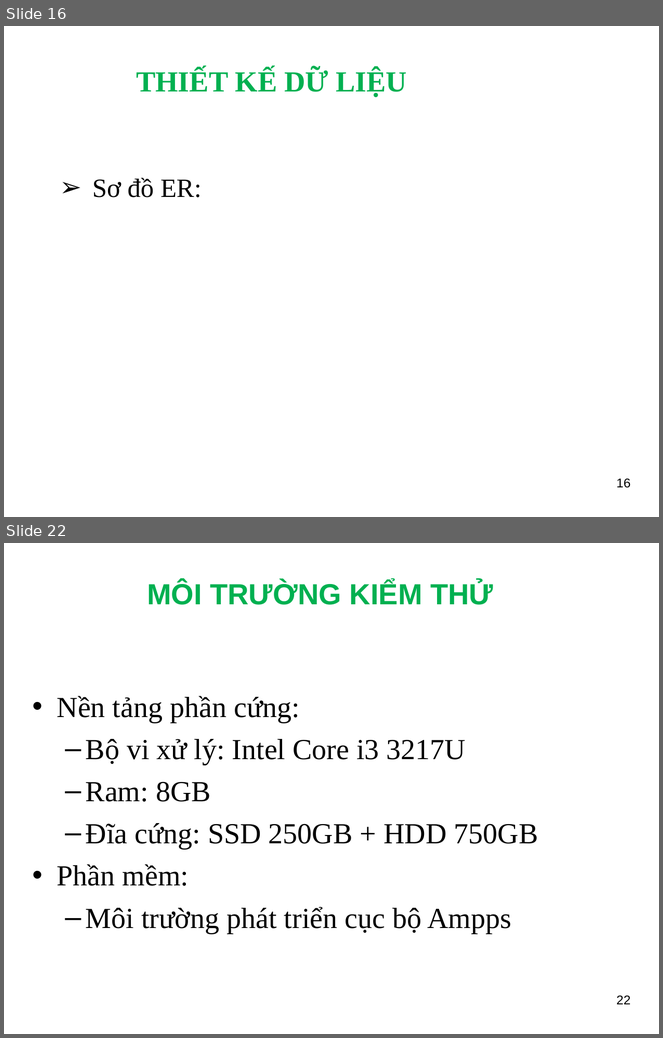
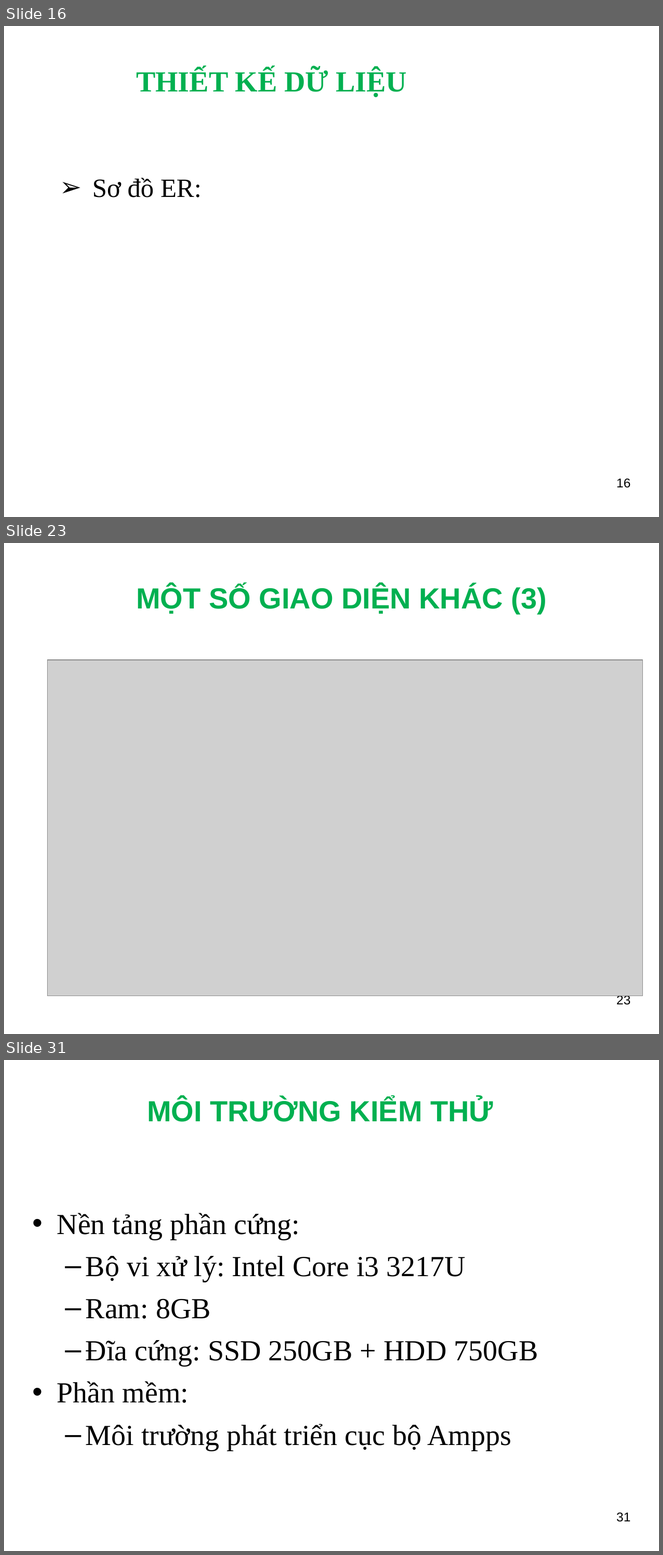
Before and after one commit to ngthuc/graduation-thesis, a slide deck: DOCUMENTS/documentations/Slide_HethongQuanlyProfileVienchucKhoaCNTT-TT_LeNguyenThucB1400731.ppt. Shown one above the other, each under a label of ours: slides 16 and 22 before the commit, slides 16, 23 and 31 after it; the slides between them are not shown. The pictures are 663x1038 and 663x1555 pixels, drawn with LibreOffice and Linux fonts; fonts in the diff are those of the drawing; grey boxes stand for pictures; background and template pictures are left out. Boxes give left, top, right and bottom in pixels: in the first picture for what was removed or moved away, otherwise in the second. Text is boxed around its words. In the diff, an @@ line names an element or a change of style, - is before the commit and + after.

```diff
--- a/DOCUMENTS/documentations/Slide_HethongQuanlyProfileVienchucKhoaCNTT-TT_LeNguyenThucB1400731.ppt
+++ b/DOCUMENTS/documentations/Slide_HethongQuanlyProfileVienchucKhoaCNTT-TT_LeNguyenThucB1400731.ppt
@@ slide 23 added at [4,543,659,1034], background picture (left out) @@
@@ title added at [136,586,547,614], 32 pt, text #00B050, bold @@
+MỘT SỐ GIAO DIỆN KHÁC (3)
@@ picture added at [47,661,643,996] @@
@@ picture added at [52,661,637,996] @@
@@ page number added at [617,995,631,1005], 14 pt, text #000000 @@
+23
@@ what was slide 22 is now slide 31 @@
@@ page number at [617,1513,631,1522]: text changed @@
-22
+31
```
Also in this commit, not shown: 5 slides changed, 8 other slides added, 3 other files.
